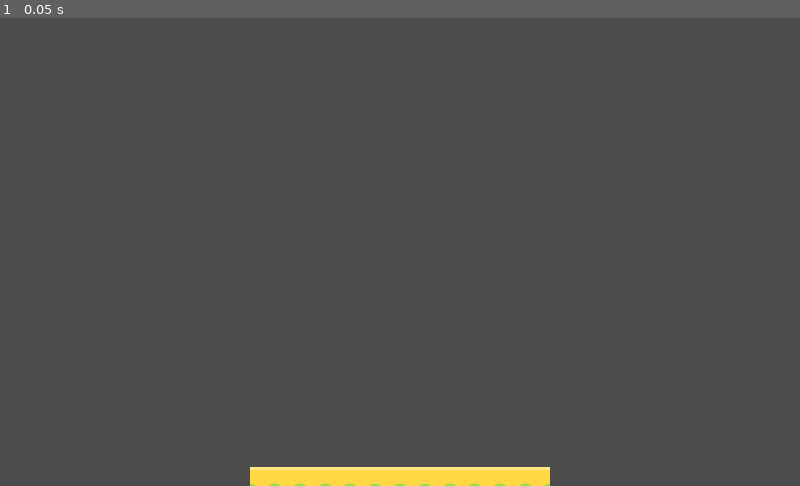
Above: before the commit, frame 1.
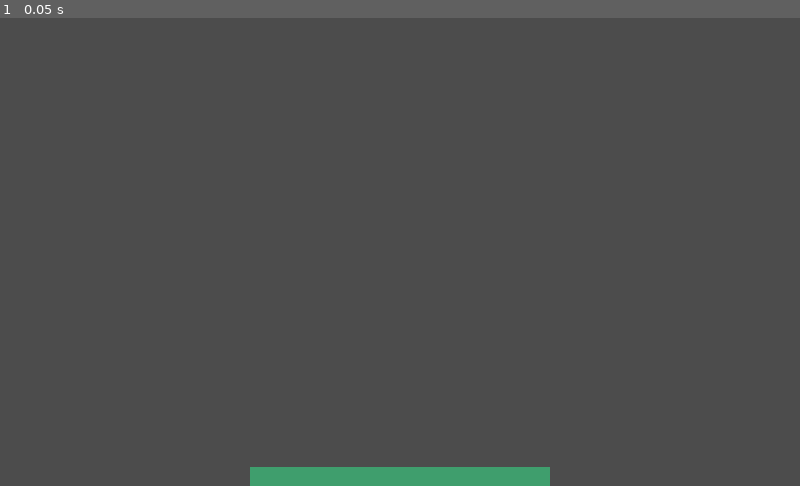
Above: after the commit, the same moment.

Repository: Omegapoint/magnus-mayhem
Game: Godot game, scene res://World.tscn
Two runs of this game, one before a commit and one after it. Both use one fixed random seed, a clock stepped at 60 frames per second and the inputs below.
Inputs:
- Up to frame 1 (0.05 s): no input

The runs differ from the first frame. In frame 1, 1.5% of the frame differs, in the area x 31-69%, y 95-100%.

Commit message:
Add magnus in world with walk/jump/fall animation/movement

Diff:
--- /dev/null
+++ b/Magnus.gd
@@ -0,0 +1,43 @@
+extends KinematicBody2D
+
+onready var _sprite = $MagnusSprite
+
+var motion = Vector2()
+const speed = 200
+const jump_speed = 350
+const gravity = 500
+
+func _physics_process(delta):
+
+	get_input()
+	animate()
+
+	motion.y += gravity * delta
+	move_and_slide(motion, Vector2.UP)
+
+func get_input():
+	motion.x = 0
+	if Input.is_action_pressed("right"):
+		motion.x = speed
+	elif Input.is_action_pressed("left"):
+		motion.x = -speed
+
+	if(is_on_floor()):
+		motion.y = 0
+		if Input.is_action_pressed("jump"):
+			motion.y = -jump_speed
+
+func animate():
+	_sprite.play("walk")
+	if motion.x > 0:
+		_sprite.flip_h = false
+	else:
+		_sprite.flip_h = true
+
+	if motion.y < 0:
+		_sprite.play("jump")
+	elif motion.y > 0:
+		_sprite.play("fall")
+
+	if is_on_floor() && motion.x == 0:
+		_sprite.play("idle")
--- /dev/null
+++ b/Magnus.tscn
@@ -0,0 +1,79 @@
+[gd_scene load_steps=13 format=2]
+
+[ext_resource path="res://assets/magnus-mayhem-animation.png" type="Texture" id=1]
+[ext_resource path="res://Magnus.gd" type="Script" id=2]
+
+[sub_resource type="AtlasTexture" id=1]
+atlas = ExtResource( 1 )
+region = Rect2( 0, 0, 64, 64 )
+
+[sub_resource type="AtlasTexture" id=2]
+atlas = ExtResource( 1 )
+region = Rect2( 64, 64, 64, 64 )
+
+[sub_resource type="AtlasTexture" id=3]
+atlas = ExtResource( 1 )
+region = Rect2( 64, 0, 64, 64 )
+
+[sub_resource type="AtlasTexture" id=4]
+atlas = ExtResource( 1 )
+region = Rect2( 128, 0, 64, 64 )
+
+[sub_resource type="AtlasTexture" id=5]
+atlas = ExtResource( 1 )
+region = Rect2( 192, 0, 64, 64 )
+
+[sub_resource type="AtlasTexture" id=6]
+atlas = ExtResource( 1 )
+region = Rect2( 256, 0, 64, 64 )
+
+[sub_resource type="AtlasTexture" id=7]
+atlas = ExtResource( 1 )
+region = Rect2( 320, 0, 64, 64 )
+
+[sub_resource type="AtlasTexture" id=8]
+atlas = ExtResource( 1 )
+region = Rect2( 0, 64, 64, 64 )
+
+[sub_resource type="SpriteFrames" id=9]
+animations = [ {
+"frames": [ SubResource( 1 ) ],
+"loop": true,
+"name": "idle",
+"speed": 5.0
+}, {
+"frames": [ SubResource( 2 ) ],
+"loop": true,
+"name": "fall",
+"speed": 5.0
+}, {
+"frames": [ SubResource( 3 ), SubResource( 4 ), SubResource( 5 ), SubResource( 6 ), SubResource( 7 ) ],
+"loop": true,
+"name": "walk",
+"speed": 10.0
+}, {
+"frames": [ SubResource( 8 ) ],
+"loop": true,
+"name": "jump",
+"speed": 5.0
+} ]
+
+[sub_resource type="CapsuleShape2D" id=10]
+radius = 11.1819
+height = 37.8389
+
+[node name="Magnus" type="KinematicBody2D"]
+script = ExtResource( 2 )
+__meta__ = {
+"_edit_group_": true
+}
+
+[node name="MagnusSprite" type="AnimatedSprite" parent="."]
+frames = SubResource( 9 )
+animation = "walk"
+frame = 4
+playing = true
+
+[node name="CollisionShape2D" type="CollisionShape2D" parent="."]
+position = Vector2( 0, 2.35968 )
+shape = SubResource( 10 )
--- a/World.tscn
+++ b/World.tscn
@@ -7,4 +7,4 @@
 [node name="Ground" type="TileMap" parent="."]
 tile_set = ExtResource( 1 )
 format = 1
-tile_data = PoolIntArray( 589829, 2, 0, 589830, 2, 0, 589831, 2, 0, 589832, 2, 0, 589833, 2, 0, 589834, 2, 0 )
+tile_data = PoolIntArray( 589829, 0, 0, 589830, 0, 0, 589831, 0, 0, 589832, 0, 0, 589833, 0, 0, 589834, 0, 0 )
